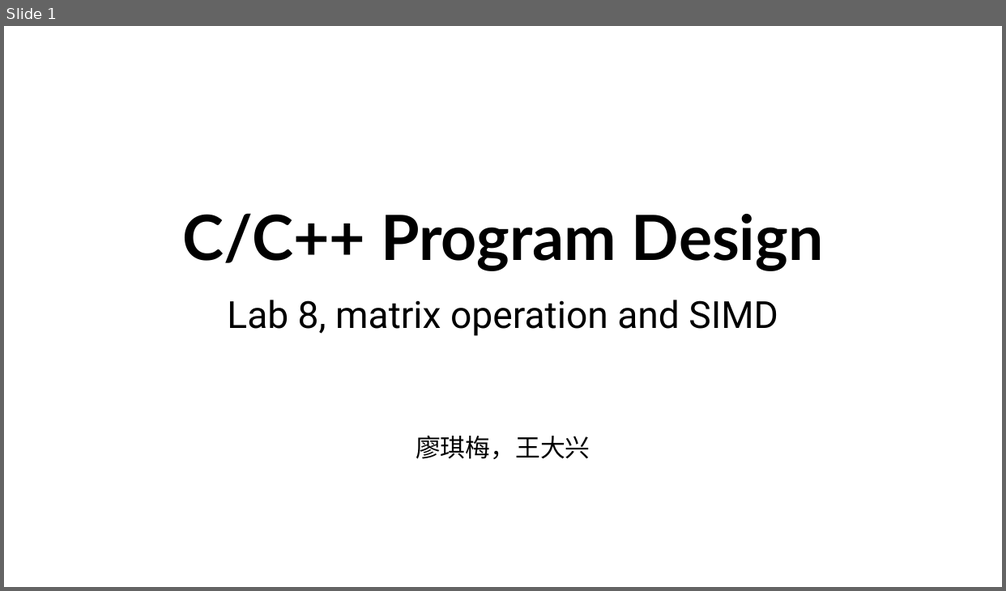
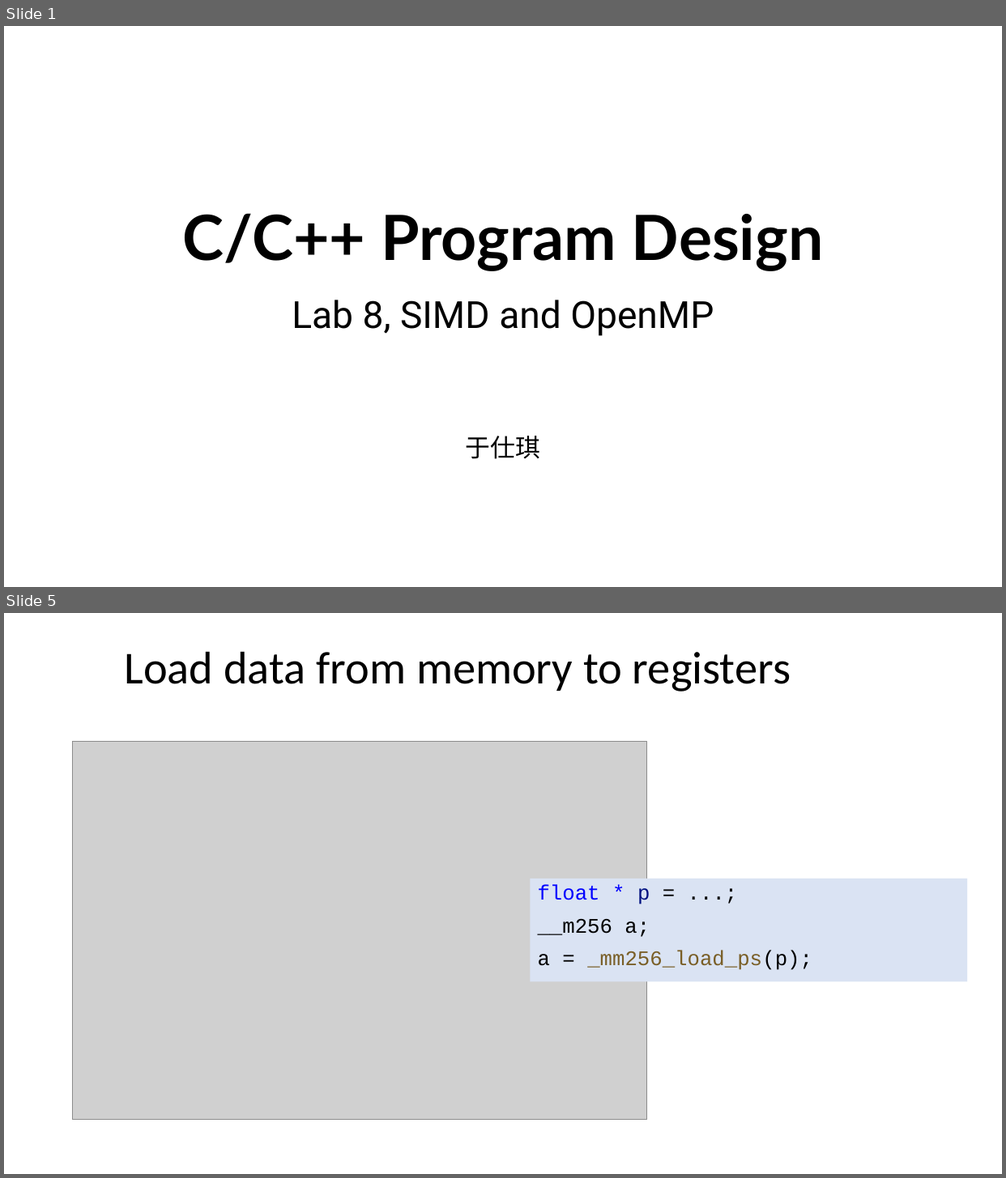
Before and after one commit to ShiqiYu/CPP, a slide deck: week08/Lab08.pptx. Shown one above the other, each under a label of ours: slide 1 before the commit, slides 1 and 5 after it; the slides between them are not shown. The pictures are 1006x591 and 1006x1178 pixels, drawn with LibreOffice and Linux fonts; fonts in the diff are those of the drawing; grey boxes stand for pictures; background and template pictures are left out. Boxes give left, top, right and bottom in pixels: in the first picture for what was removed or moved away, otherwise in the second. Text is boxed around its words. In the diff, an @@ line names an element or a change of style, - is before the commit and + after.

```diff
--- a/week08/Lab08.pptx
+++ b/week08/Lab08.pptx
@@ slide 5 added at box(4, 613, 1002, 1174), background #FFFFFF @@
@@ title added at box(124, 651, 791, 692), 44 pt, text #000000 @@
+Load data from memory to registers
@@ picture added at box(72, 741, 647, 1119) @@
@@ text added at box(530, 879, 967, 982), fill #DAE3F3, 20 pt, text #000000 @@
+float * p = ...;
+__m256 a;
+a = _mm256_load_ps(p);
@@ slide 1 changed as well @@
@@ subtitle at box(292, 300, 714, 459): text changed @@
-Lab 8, matrix operation and SIMD
-廖琪梅，王大兴
+Lab 8, SIMD and OpenMP
+于仕琪
```
Also in this commit, not shown: 2 other slides changed, 10 other slides added, 29 slides removed, 1 other file.
